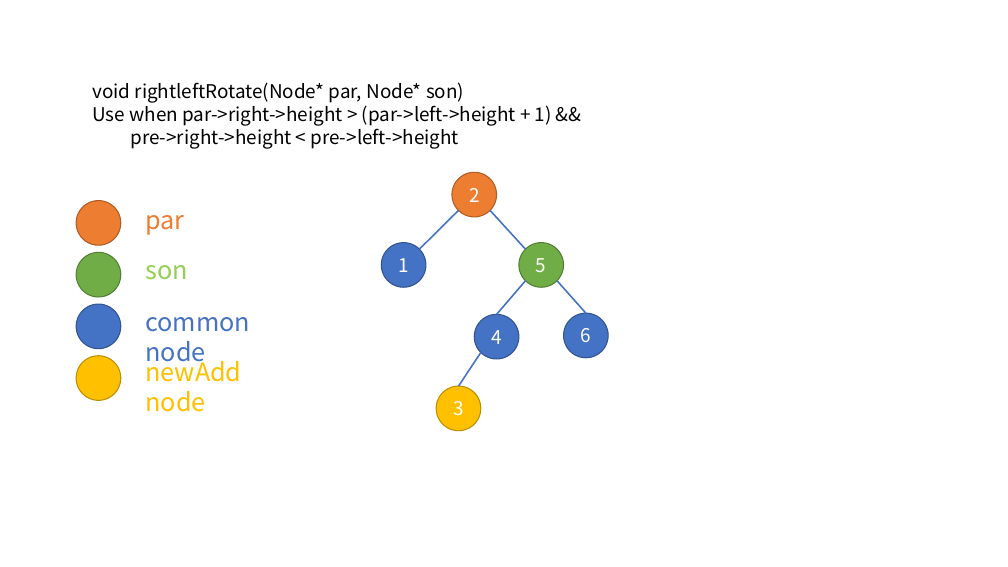
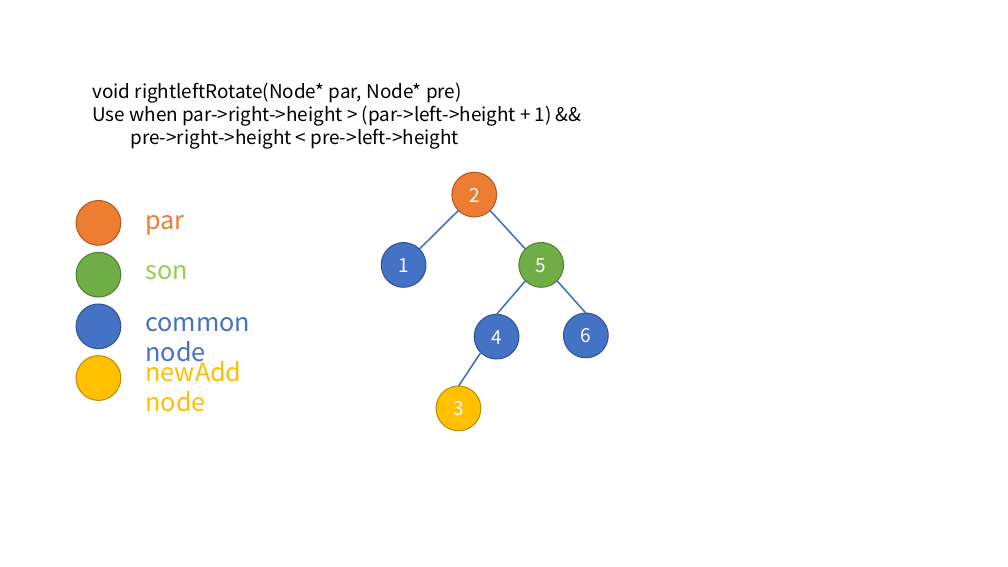
Before and after one commit to blacksea3/C--STL-test, a slide deck: slide 18 of other/CppAlgs/AVLtree.pptx (slide 19 before the commit). Drawn at 1008x567 pixels with LibreOffice and Linux fonts; fonts in the diff are those of the drawing. Boxes give left, top, right and bottom in pixels: in the first picture for what was removed or moved away, otherwise in the second. Text is boxed around its words. In the diff, an @@ line names an element or a change of style, - is before the commit and + after.

```diff
--- a/other/CppAlgs/AVLtree.pptx
+++ b/other/CppAlgs/AVLtree.pptx
@@ text at box(92, 82, 462, 103): text changed @@
-void rightleftRotate(Node* par, Node* son)
+void rightleftRotate(Node* par, Node* pre)
```
Also in this commit, not shown: 15 other slides changed, 1 slide added, 2 slides removed, 1 other file.
